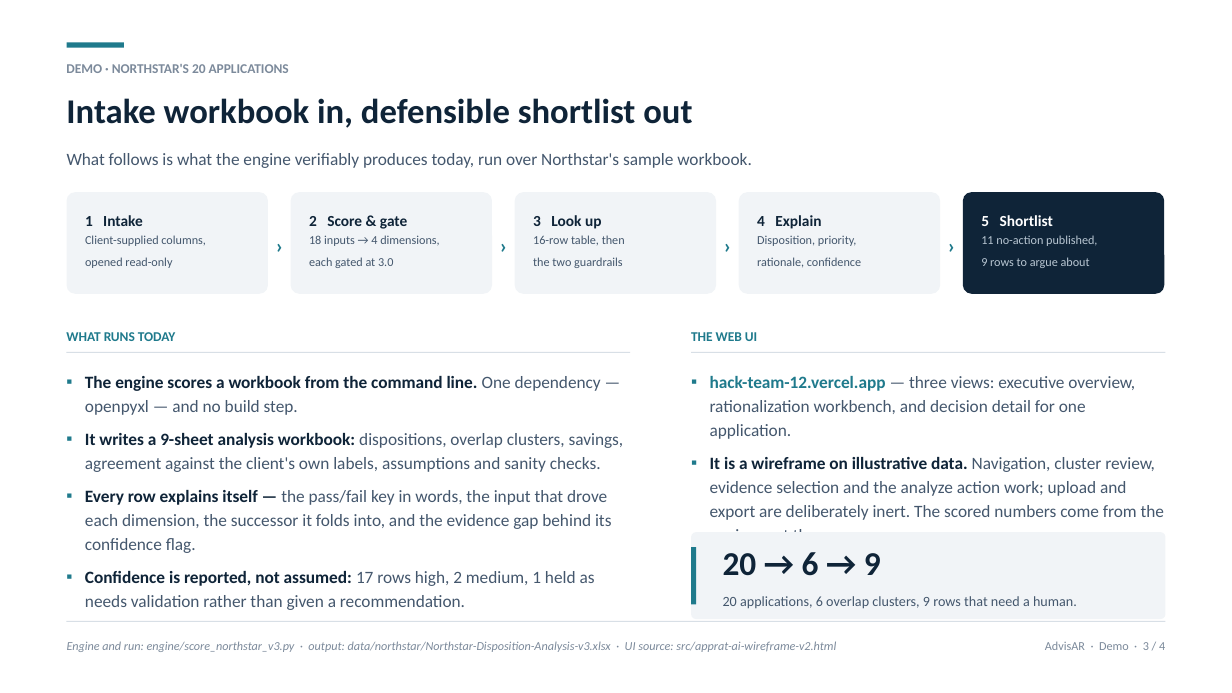
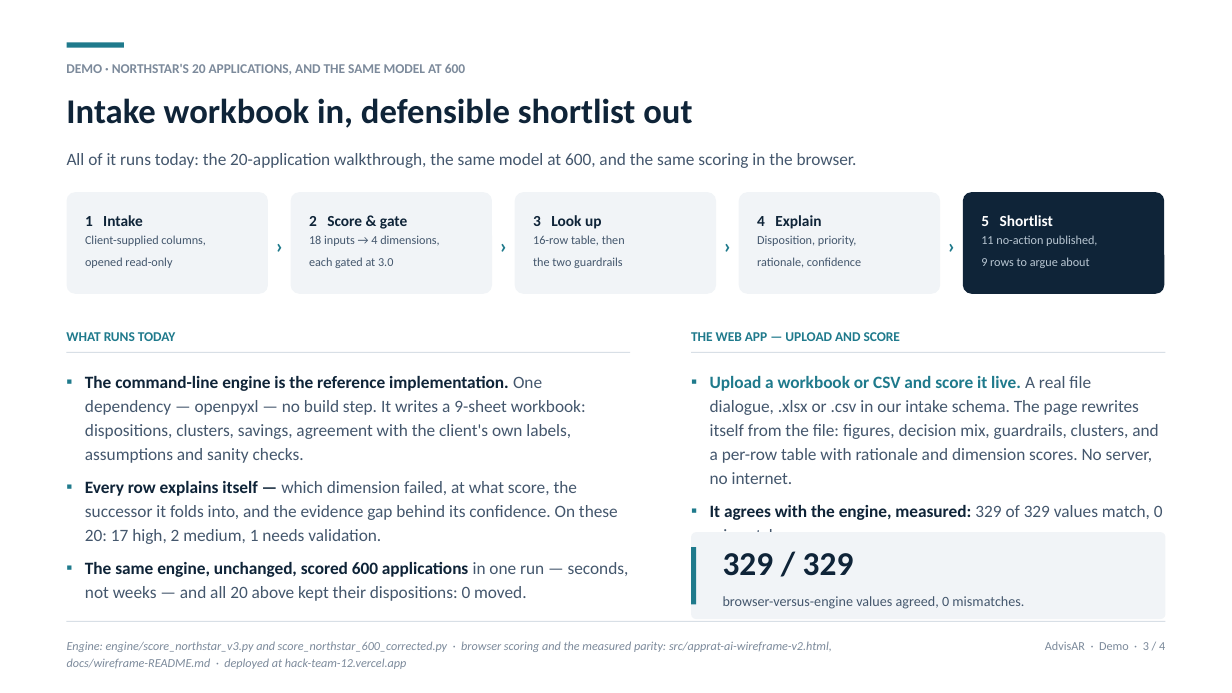
Before and after one commit to Aberdeen-Advisors/hack-team-12, a slide deck: slide 3 of docs/AdvisAR-Hackathon-Deck.pptx. Drawn at 1232x693 pixels with LibreOffice and Linux fonts; fonts in the diff are those of the drawing. Boxes give left, top, right and bottom in pixels: in the first picture for what was removed or moved away, otherwise in the second. Text is boxed around its words. In the diff, an @@ line names an element or a change of style, - is before the commit and + after.

```diff
--- a/docs/AdvisAR-Hackathon-Deck.pptx
+++ b/docs/AdvisAR-Hackathon-Deck.pptx
@@ text at [66,64,465,75]: text changed @@
-DEMO · NORTHSTAR'S 20 APPLICATIONS
+DEMO · NORTHSTAR'S 20 APPLICATIONS, AND THE SAME MODEL AT 600
@@ text at [67,153,857,168]: text changed @@
-What follows is what the engine verifiably produces today, run over Northstar's sample workbook.
+All of it runs today: the 20-application walkthrough, the same model at 600, and the same scoring in the browser.
@@ text at [691,332,900,341]: text changed @@
-THE WEB UI
+THE WEB APP — UPLOAD AND SCORE
@@ text at [85,376,629,601]: text changed @@
-▪ The engine scores a workbook from the command line. One dependency — openpyxl — and no build step.
-▪ It writes a 9-sheet analysis workbook: dispositions, overlap clusters, savings, agreement against the client's own labels, assumptions and sanity checks.
-▪ Every row explains itself — the pass/fail key in words, the input that drove each dimension, the successor it folds into, and the evidence gap behind its confidence flag.
-▪ Confidence is reported, not assumed: 17 rows high, 2 medium, 1 held as needs validation rather than given a recommendation.
+▪ The command-line engine is the reference implementation. One dependency — openpyxl — no build step. It writes a 9-sheet workbook: dispositions, clusters, savings, agreement with the client's own labels, assumptions and sanity checks.
+▪ Every row explains itself — which dimension failed, at what score, the successor it folds into, and the evidence gap behind its confidence. On these 20: 17 high, 2 medium, 1 needs validation.
+▪ The same engine, unchanged, scored 600 applications in one run — seconds, not weeks — and all 20 above kept their dispositions: 0 moved.
@@ text at [710,376,1163,532]: text changed @@
-▪ hack-team-12.vercel.app — three views: executive overview, rationalization workbench, and decision detail for one application.
-▪ It is a wireframe on illustrative data. Navigation, cluster review, evidence selection and the analyze action work; upload and export are deliberately inert. The scored numbers come from the engine, not the page.
+▪ Upload a workbook or CSV and score it live. A real file dialogue, .xlsx or .csv in our intake schema. The page rewrites itself from the file: figures, decision mix, guardrails, clusters, and a per-row table with rationale and dimension scores. No server, no internet.
+▪ It agrees with the engine, measured: 329 of 329 values match, 0 mismatches.
@@ text at [723,553,1024,609]: text changed @@
-20 → 6 → 9
-20 applications, 6 overlap clusters, 9 rows that need a human.
+329 / 329
+browser-versus-engine values agreed, 0 mismatches.
@@ text at [67,641,832,669]: text changed @@
-Engine and run: engine/score_northstar_v3.py · output: data/northstar/Northstar-Disposition-Analysis-v3.xlsx · UI source: src/apprat-ai-wireframe-v2.html
+Engine: engine/score_northstar_v3.py and score_northstar_600_corrected.py · browser scoring and the measured parity: src/apprat-ai-wireframe-v2.html, docs/wireframe-README.md · deployed at hack-team-12.vercel.app
```
Also in this commit, not shown: 2 other slides changed, 1 other file.
